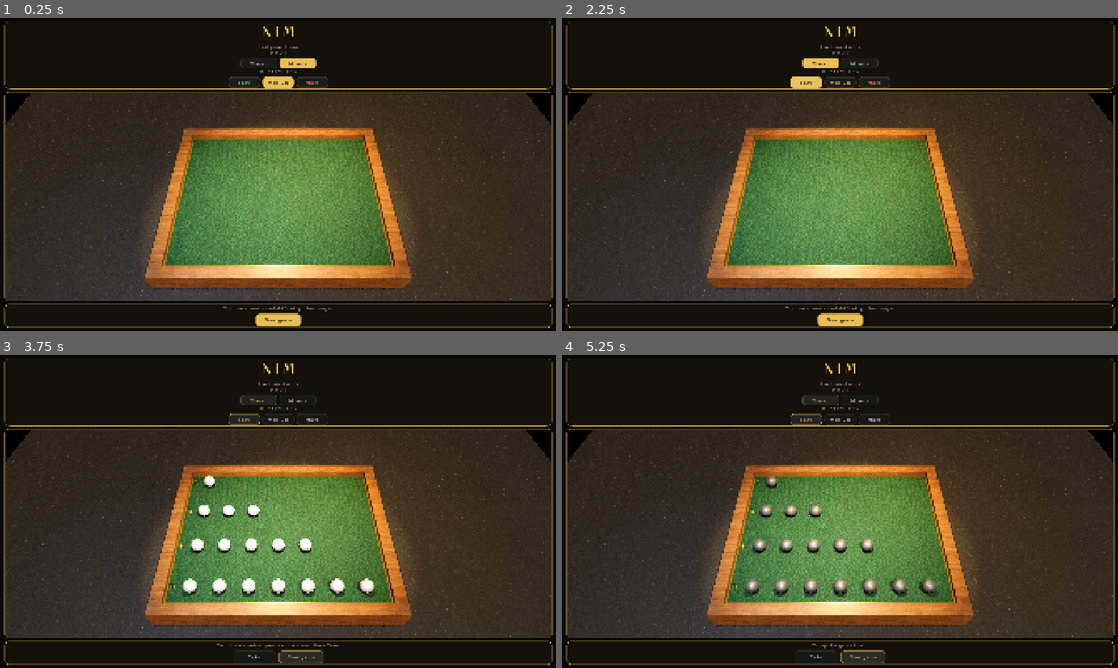
Above: before the commit, frames 1-4 (two rows, left to right).
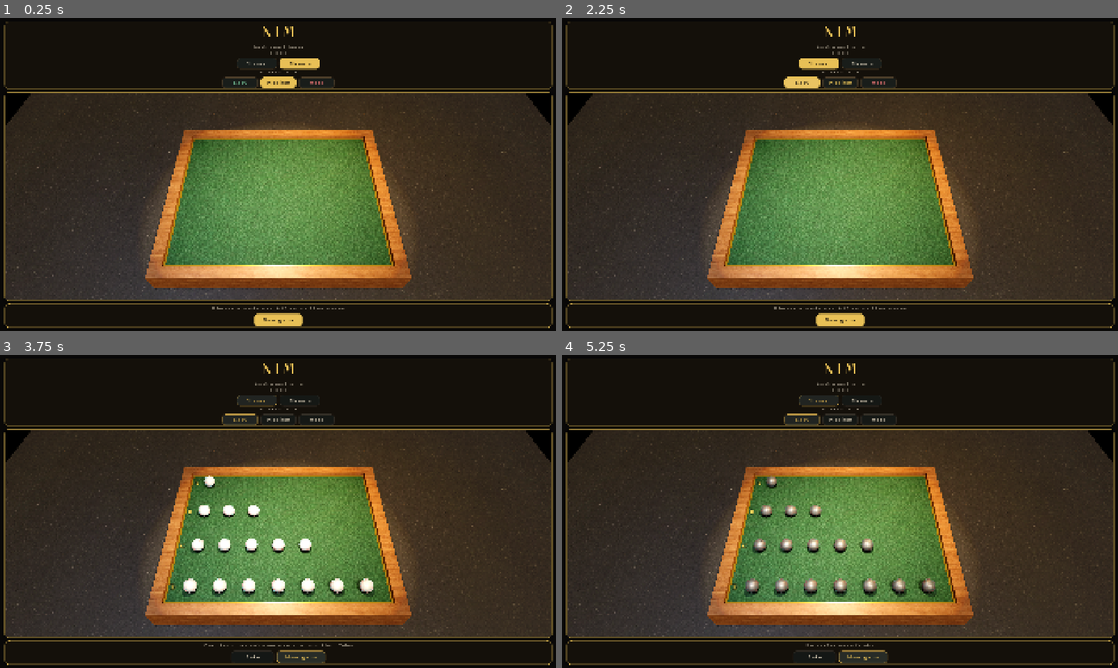
Above: after the commit, the same moments.

Repository: null6942/nim-godot
Game: Godot game, scene res://main.tscn
Same seed, same stepped clock (60 frames per second), same inputs: the game is played once before the commit and once after it.
Inputs:
- Up to frame 1 (0.25 s): no input
- Up to frame 2 (2.25 s): click "Classic" at 0.5 s; click "Classic" at 1.25 s; click "Easy" at 2 s
- Up to frame 3 (3.75 s): click "Easy" at 2.75 s; click "New game" at 3.5 s
- Up to frame 4 (5.25 s): click "New game" at 4.25 s; click "New game" at 5 s

The runs differ from the first frame. In frame 1, 3.5% of the frame differs, in the area x 1-100%, y 8-99%; in frame 2, 3.5%; in frame 3, 3.7%; in frame 4, 3.5%.

Commit message:
Widen Figtree HUD type with more open tracking.
Body and button labels use 4px glyph spacing plus a 1.10 X-scale so Figtree is less condensed. Keep Fraunces on NIM. Cachebust 3d-20260916-5.

Co-authored-by: null6942 <null6942@users.noreply.github.com>

Diff:
--- a/main.gd
+++ b/main.gd
@@ -88,18 +88,21 @@
 	var title_raw := _font("res://fonts/Fraunces-SemiBold.ttf")
 	var ui_raw := _font("res://fonts/Figtree-Regular.ttf")
 	var bold_raw := _font("res://fonts/Figtree-SemiBold.ttf")
-	# Positive glyph spacing is pixels; Figtree reads condensed without it.
+	# Figtree is compact; open tracking plus a slight X-scale so body/buttons are not condensed.
 	font_title = _tracked_font(title_raw, 12)
-	font_ui = _tracked_font(ui_raw, 2)
-	font_ui_bold = _tracked_font(bold_raw, 2)
-	font_ui_caps = _tracked_font(ui_raw, 6)
-
-func _tracked_font(font: Font, spacing: int) -> Font:
+	font_ui = _tracked_font(ui_raw, 4, 1.10)
+	font_ui_bold = _tracked_font(bold_raw, 4, 1.10)
+	font_ui_caps = _tracked_font(ui_raw, 6, 1.10)
+
+func _tracked_font(font: Font, spacing: int, widen := 1.0) -> Font:
 	if font == null:
 		return null
 	var fv := FontVariation.new()
 	fv.base_font = font
 	fv.set_spacing(TextServer.SPACING_GLYPH, spacing)
+	if not is_equal_approx(widen, 1.0):
+		# Transform widens glyphs but not advances; spacing above covers the extra width.
+		fv.variation_transform = Transform2D(0.0, Vector2(widen, 1.0), 0.0, Vector2.ZERO)
 	return fv
 
 func _font(path: String) -> Font:
@@ -235,7 +238,7 @@
 	var btn := Button.new()
 	btn.text = text
 	btn.toggle_mode = toggle
-	btn.custom_minimum_size = Vector2(100, 38)
+	btn.custom_minimum_size = Vector2(112, 38)
 	_style_button(btn, false)
 	return btn
 
@@ -488,7 +491,7 @@
 	top.add_child(mode_row)
 	for m in [PlayMode.CLASSIC, PlayMode.MISERE]:
 		var btn := _mk_btn(MODE_LABELS[m], false)
-		btn.custom_minimum_size = Vector2(126, 38)
+		btn.custom_minimum_size = Vector2(140, 38)
 		var captured: int = m
 		btn.pressed.connect(func(): _set_play_mode(captured))
 		mode_row.add_child(btn)
@@ -502,7 +505,7 @@
 	top.add_child(diff_row)
 	for d in [Difficulty.EASY, Difficulty.MEDIUM, Difficulty.HARD]:
 		var btn := _mk_btn(DIFF_LABELS[d], false)
-		btn.custom_minimum_size = Vector2(110, 38)
+		btn.custom_minimum_size = Vector2(124, 38)
 		var captured_d: int = d
 		btn.pressed.connect(func(): _set_difficulty(captured_d))
 		diff_row.add_child(btn)
@@ -626,7 +629,7 @@
 	take_btn.pressed.connect(_try_take_selected)
 	new_row.add_child(take_btn)
 	new_btn = _mk_btn("New game", false)
-	new_btn.custom_minimum_size = Vector2(156, 44)
+	new_btn.custom_minimum_size = Vector2(168, 44)
 	_style_button(new_btn, true)
 	new_btn.pressed.connect(_on_new_game)
 	new_row.add_child(new_btn)
Not shown, changed: builds/web/cachebust.js
Not shown, changed: builds/web/index.html
Not shown, changed: builds/web/index.pck
